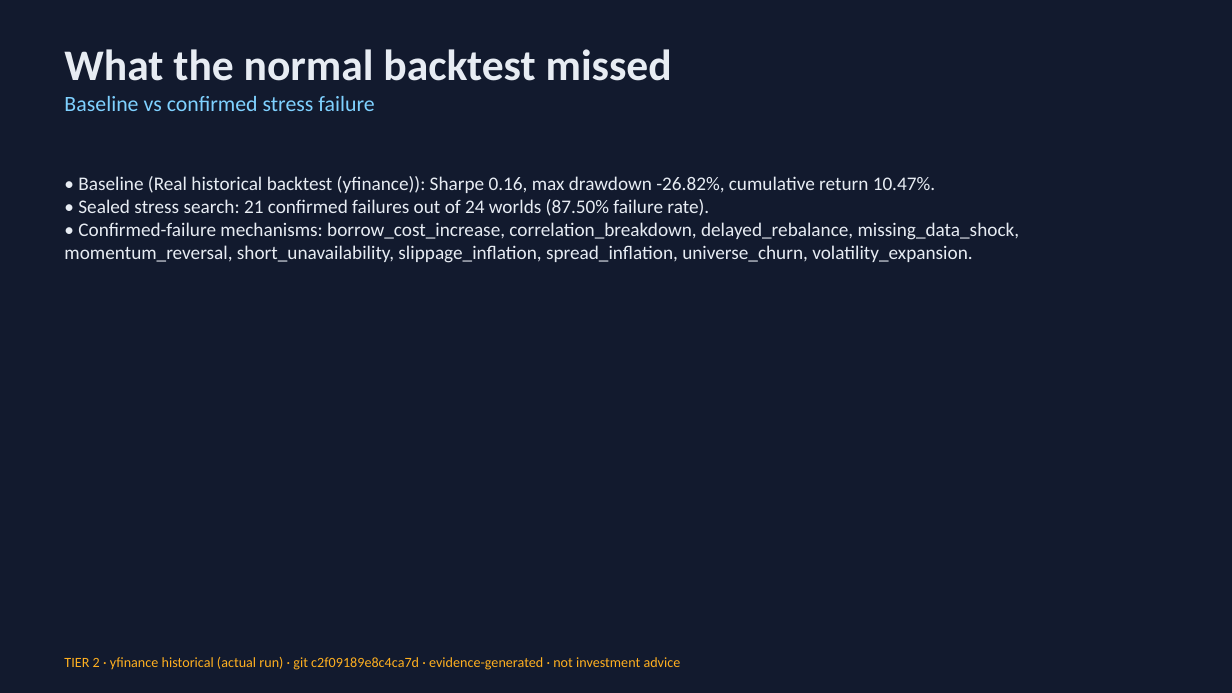
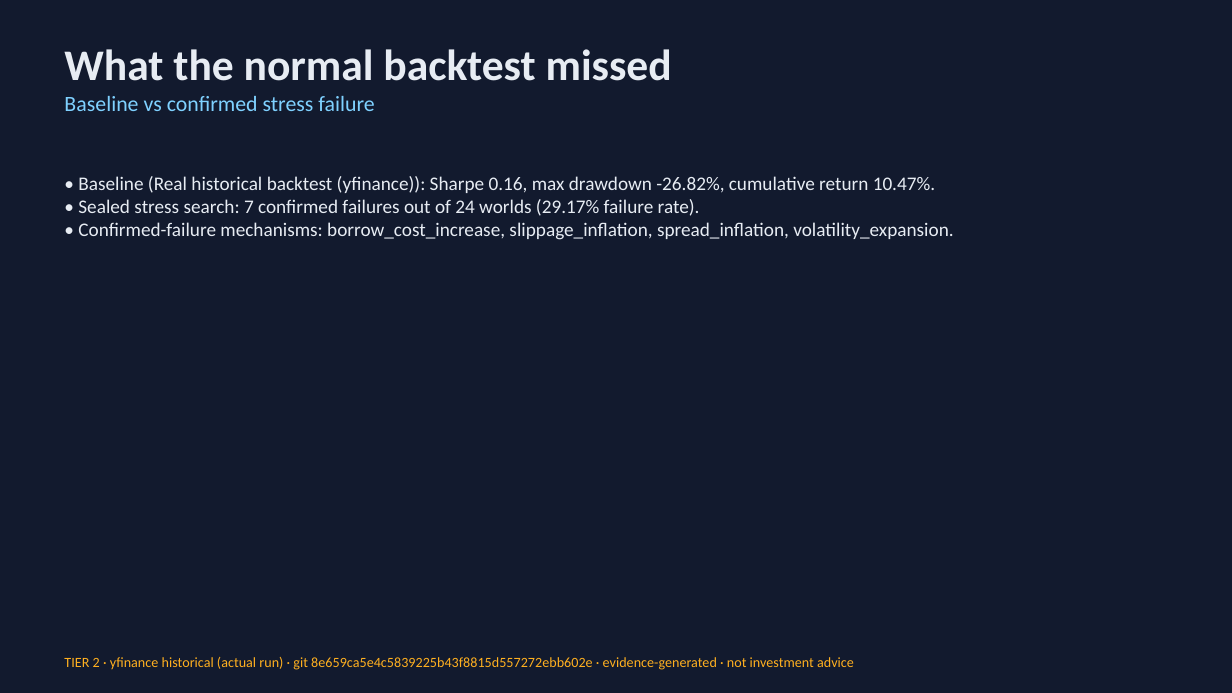
Before and after one commit to Scott-Switzer/market-fuzzer, a slide deck: slide 5 of app/static/pitch-deck/fenrix_deck.pptx. Drawn at 1232x693 pixels with LibreOffice and Linux fonts; fonts in the diff are those of the drawing. Boxes give left, top, right and bottom in pixels: in the first picture for what was removed or moved away, otherwise in the second. Text is boxed around its words. In the diff, an @@ line names an element or a change of style, - is before the commit and + after.

Commit message:
fix(fenrix-submission): independent-audit gaps — full git sha, complete artifact hashes, bounded minimization, working stress baseline
- evidence.py: record full 40-char git sha (was truncated [:16]); manifest
  artifact_hashes now covers all 14 material artifacts (trades/exposures/
  costs/failures/campaign/minimized/adjacent/source/approved) — no tamper holes
- stress_search.py: synthetic base panel uses distinct per-asset drifts so the
  flagship momentum strategy earns +Sharpe unstressed (genuine stress baseline,
  not a broken one); strengthen mechanisms (momentum_reversal reversal,
  vol_expansion 0.05, cost overrides 50x/100x) so high intensity truly breaks;
  fix momentum_reversal intensity-0 no-op bug (in-place collapse)
- minimize_failure: record seed + lower_bound_intensity/passing_intensity so the
  minimized counterexample is a verified monotonic boundary
- deck.py: git sha full 40-char (matches evidence)
- deck_data.synthetic: add failure_count alias
- test_independent_audit.py: align recompute/hash-keys to manifest; fix
  _eval_single return-shape usage; ruff format

Independent-auditor strict gate (AUDIT_FINAL=1) now GREEN.

```diff
--- a/app/static/pitch-deck/fenrix_deck.pptx
+++ b/app/static/pitch-deck/fenrix_deck.pptx
@@ text at bbox=[78, 199, 953, 240]: text changed @@
-• Sealed stress search: 21 confirmed failures out of 24 worlds (87.50% failure rate).
-• Confirmed-failure mechanisms: borrow_cost_increase, correlation_breakdown, delayed_rebalance, missing_data_shock, momentum_reversal, short_unavailability, slippage_inflation, spread_inflation, universe_churn, volatility_expansion.
+• Sealed stress search: 7 confirmed failures out of 24 worlds (29.17% failure rate).
+• Confirmed-failure mechanisms: borrow_cost_increase, slippage_inflation, spread_inflation, volatility_expansion.
@@ text at bbox=[64, 657, 854, 670]: text changed @@
-TIER 2 · yfinance historical (actual run) · git c2f09189e8c4ca7d · evidence-generated · not investment advice
+TIER 2 · yfinance historical (actual run) · git 8e659ca5e4c5839225b43f8815d557272ebb602e · evidence-generated · not investment advice
```
Also in this commit, not shown: 3 other slides changed, 7 other files.
